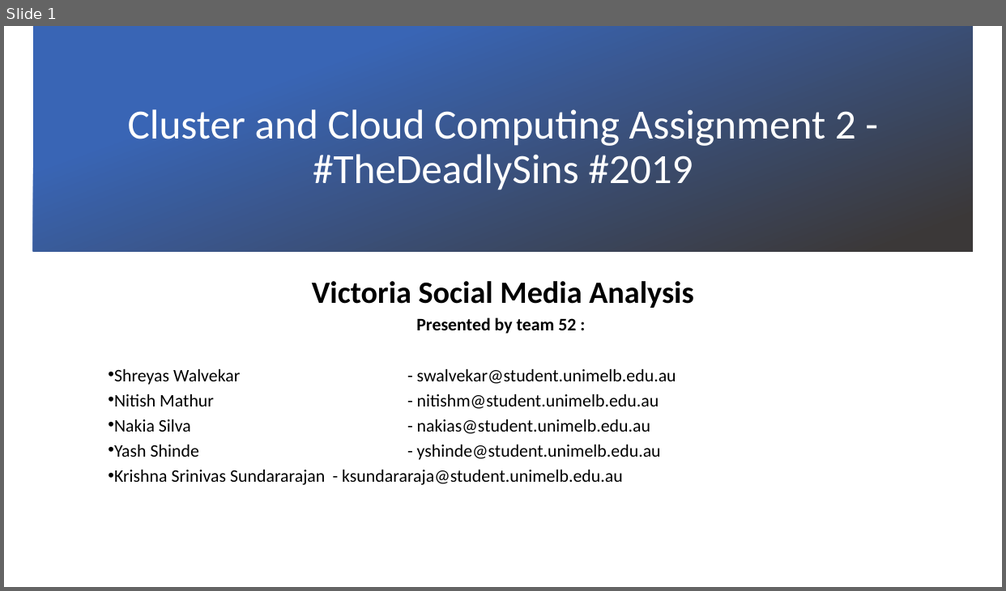
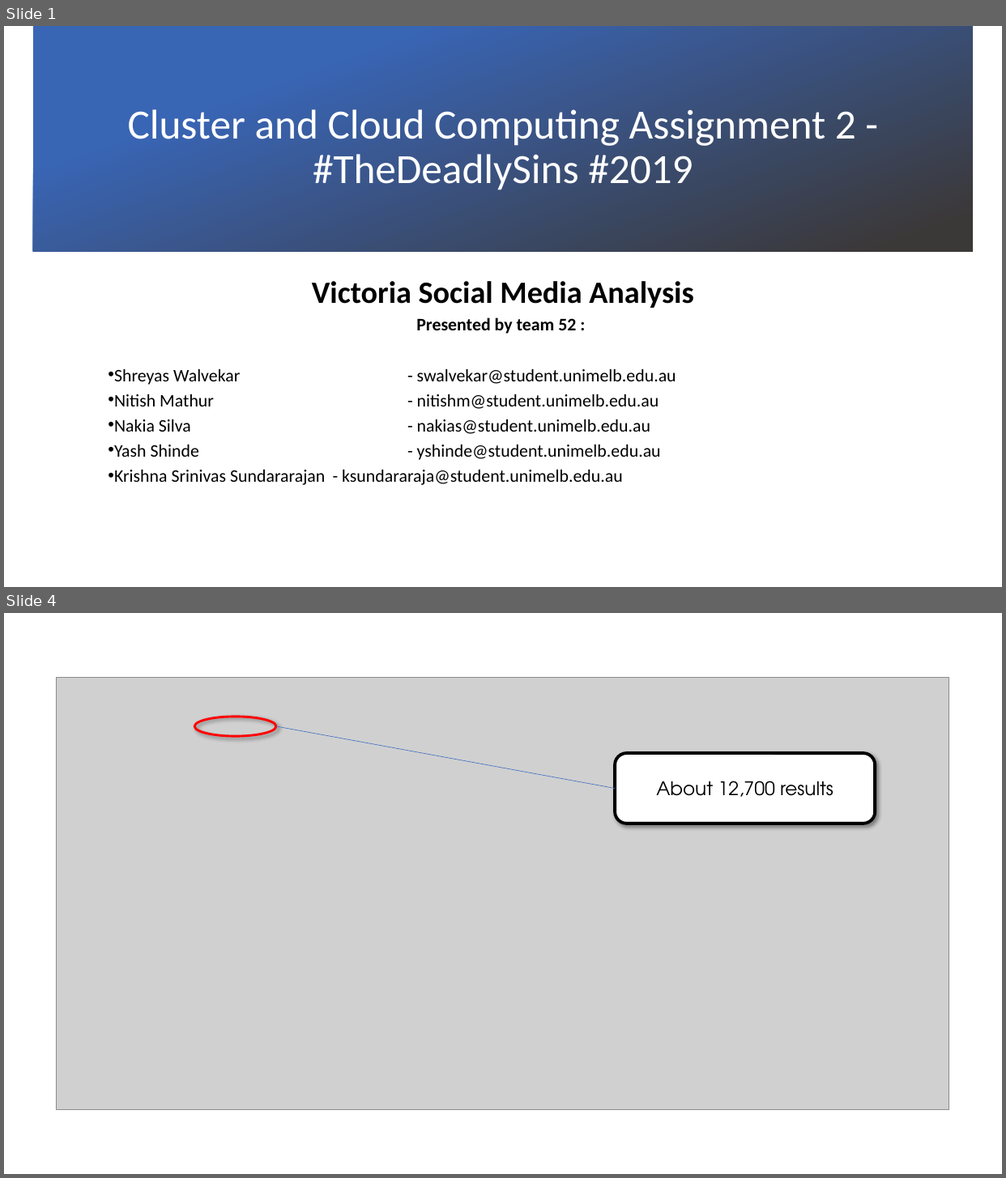
Before and after one commit to demiGod095/Cloud-GOT-Crimes, a slide deck: Presentation.pptx. Shown one above the other, each under a label of ours: slide 1 before the commit, slides 1 and 4 after it; the slides between them are not shown. The pictures are 1006x591 and 1006x1178 pixels, drawn with LibreOffice and Linux fonts; fonts in the diff are those of the drawing; grey boxes stand for pictures; background and template pictures are left out. Boxes give left, top, right and bottom in pixels: in the first picture for what was removed or moved away, otherwise in the second. Text is boxed around its words. In the diff, an @@ line names an element or a change of style, - is before the commit and + after.

```diff
--- a/Presentation.pptx
+++ b/Presentation.pptx
@@ slide 4 added at [4,613,1002,1174], background #FFFFFF @@
@@ picture added at [57,677,949,1110] @@
@@ ellipse added at [195,717,276,736], outline #FF0000 2.25 pt @@
@@ line added from (276, 726) to (615, 788), #4472C4 0.5 pt @@
@@ rounded rectangle added at [615,753,875,824], fill #FFFFFF, outline #000000 3 pt, 18 pt, text #000000 @@
+About 12,700 results
```
Also in this commit, not shown: 1 slide changed, 14 other slides added, 3 other files.
